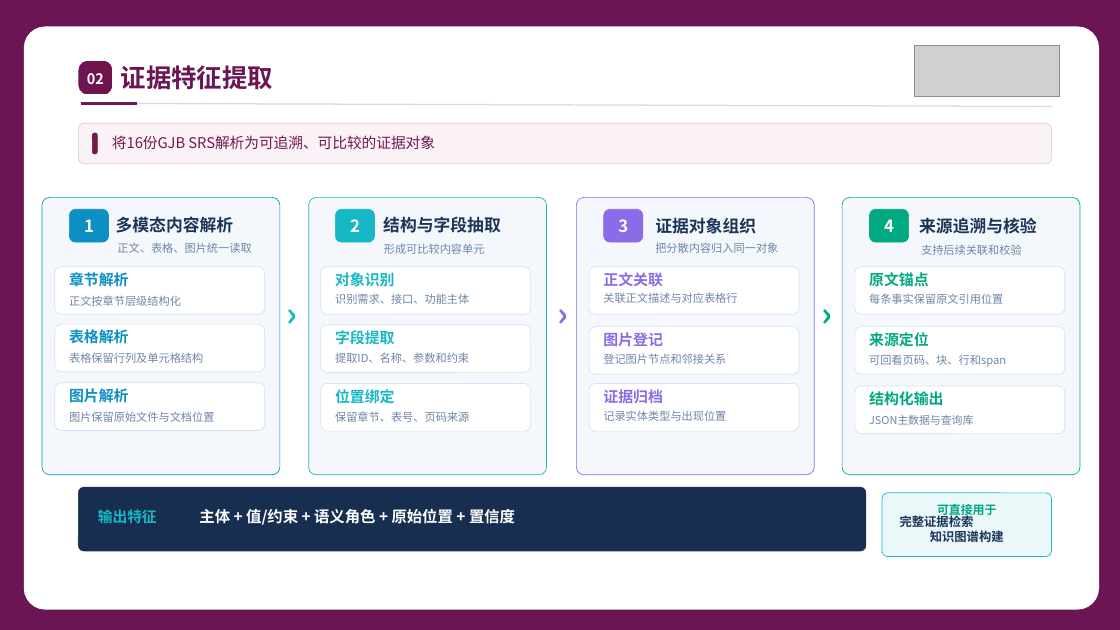
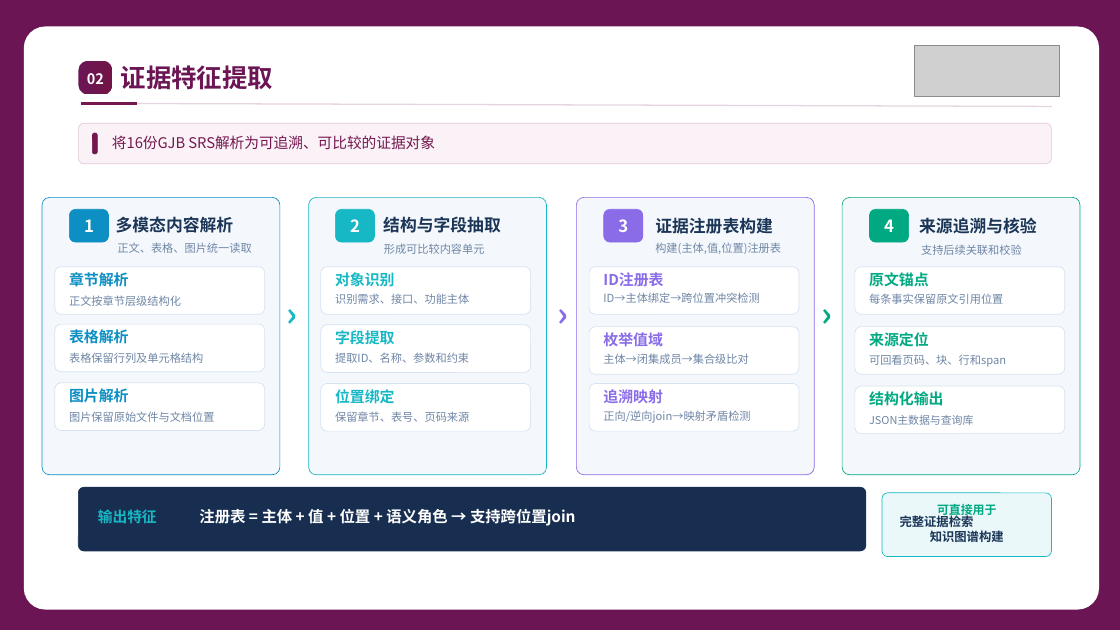
Before and after one commit to hongshi1/data-clean, a slide deck: slide 3 of docs/srs_project/paper/scenario1_aligned_to_scene3_4.pptx. Drawn at 1120x630 pixels with LibreOffice and Linux fonts; fonts in the diff are those of the drawing; grey boxes stand for pictures. Boxes give left, top, right and bottom in pixels: in the first picture for what was removed or moved away, otherwise in the second. Text is boxed around its words. In the diff, an @@ line names an element or a change of style, - is before the commit and + after.

```diff
--- a/docs/srs_project/paper/scenario1_aligned_to_scene3_4.pptx
+++ b/docs/srs_project/paper/scenario1_aligned_to_scene3_4.pptx
@@ text at (x1=655, y1=217, x2=773, y2=234): text changed @@
-证据对象组织
+证据注册表构建
@@ text at (x1=655, y1=243, x2=781, y2=254): text changed @@
-把分散内容归入同一对象
+构建(主体,值,位置)注册表
@@ text at (x1=603, y1=272, x2=663, y2=287): text changed @@
-正文关联
+ID注册表
@@ text at (x1=603, y1=292, x2=759, y2=303): text changed @@
-关联正文描述与对应表格行
+ID→主体绑定→跨位置冲突检测
@@ text at (x1=603, y1=332, x2=663, y2=346): text changed @@
-图片登记
+枚举值域
@@ text at (x1=603, y1=353, x2=748, y2=364): text changed @@
-登记图片节点和邻接关系
+主体→闭集成员→集合级比对
@@ text at (x1=603, y1=389, x2=663, y2=403): text changed @@
-证据归档
+追溯映射
@@ text at (x1=603, y1=410, x2=750, y2=423): text changed @@
-记录实体类型与出现位置
+正向/逆向join→映射矛盾检测
@@ text at (x1=199, y1=509, x2=576, y2=526): text changed @@
-主体 + 值/约束 + 语义角色 + 原始位置 + 置信度
+注册表 = 主体 + 值 + 位置 + 语义角色 → 支持跨位置join
```
Also in this commit, not shown: 6 other slides changed, 1 other file.
